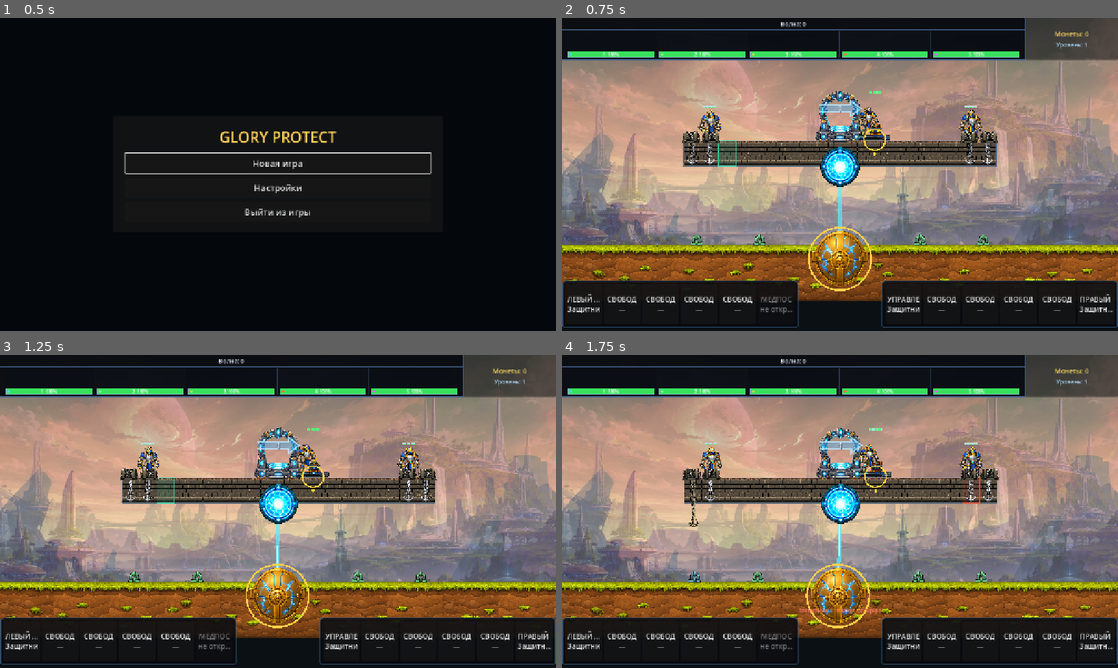
Above: before the commit, frames 1-4 (two rows, left to right).
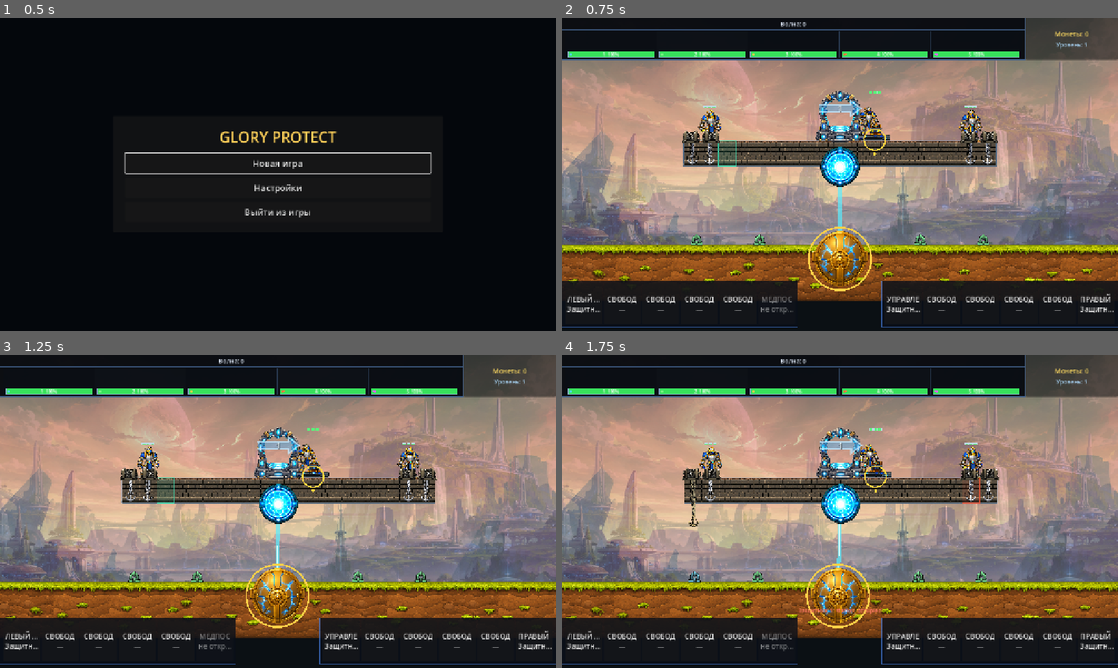
Above: after the commit, the same moments.

Repository: bageus/GloryProtect
Game: Godot game, scene res://scenes/app/app_shell.tscn
The game is run twice, just before and just after one commit, with the same random seed, the same clock (stepped at 60 frames per second) and the same inputs.
Inputs (mouse positions are in pixels of both pictures, inside the frame that each line leads up to):
- Up to frame 1 (0.5 s): no input
- Up to frame 2 (0.75 s): click "Новая игра" at 0.5 s
- Up to frame 3 (1.25 s): no input
- Up to frame 4 (1.75 s): tap Enter (ui_accept) at 1.25, 1.52 s; move the mouse to (962, 495) at 1.27 s; hold X (gp_assign_right_anchor) from 1.28 s (still down); hold 1 (gp_anchor_1) from 1.28 s (still down); click (962, 495) at 1.42 s

Frame 1 is identical in both runs. In frame 2, 1.2% of the frame differs, in the area x 0-100%, y 83-99%; in frame 3, 1.2%; in frame 4, 1.2%.

Commit message:
Auto-hide crew action feedback

Diff:
--- a/scripts/ui/crew_command_panel_view.gd
+++ b/scripts/ui/crew_command_panel_view.gd
@@ -10,6 +10,7 @@
 const CONTEXT_LEFT_SHIFT: float = -260.0
 const CONTEXT_EDGE_MARGIN: float = 12.0
 const CONTEXT_BACKGROUND_ALPHA: float = 0.78
+const FEEDBACK_AUTO_HIDE_SECONDS: float = 2.5
 
 var _host: Control
 var _slot_buttons: Array[Button] = []
@@ -17,6 +18,7 @@
 var _context_scroll: ScrollContainer
 var _context_box: VBoxContainer
 var _feedback_label: Label
+var _feedback_elapsed: float = 0.0
 var _requested_context_height: float = NORMAL_CONTEXT_HEIGHT
 var _current_context_center_offset_x: float = 0.0
 
@@ -36,6 +38,14 @@
 	_build_side_panel(false, left_slot_count, total_slot_count, slot_pressed)
 	_build_context_panel()
 	_build_feedback_label()
+
+
+func process_feedback(delta: float) -> void:
+	if _feedback_label == null or not _feedback_label.visible:
+		return
+	_feedback_elapsed += maxf(0.0, delta)
+	if _feedback_elapsed >= FEEDBACK_AUTO_HIDE_SECONDS:
+		clear_feedback()
 
 
 func update_slot(
@@ -81,7 +91,8 @@
 
 
 func rebuild_defender_type_context(
-	defender_id: int,	current_role: int,
+	defender_id: int,
+	current_role: int,
 	shooter_unlocked: bool,
 	type_pressed: Callable,
 	close_pressed: Callable
@@ -169,11 +180,37 @@
 
 
 func set_feedback(message: String, is_error: bool) -> void:
+	_feedback_elapsed = 0.0
 	_feedback_label.text = message
+	_feedback_label.visible = not message.is_empty()
 	_feedback_label.add_theme_color_override(
 		"font_color",
 		Color(1.0, 0.48, 0.4) if is_error else Color(0.62, 0.92, 0.72)
 	)
+
+
+func clear_feedback() -> void:
+	_feedback_elapsed = 0.0
+	if _feedback_label == null:
+		return
+	_feedback_label.text = ""
+	_feedback_label.visible = false
+
+
+func get_feedback_text() -> String:
+	return "" if _feedback_label == null else _feedback_label.text
+
+
+func is_feedback_visible() -> bool:
+	return _feedback_label != null and _feedback_label.visible
+
+
+func get_feedback_elapsed_for_tests() -> float:
+	return _feedback_elapsed
+
+
+func get_feedback_auto_hide_seconds() -> float:
+	return FEEDBACK_AUTO_HIDE_SECONDS
 
 
 func close_context() -> void:
@@ -293,6 +330,7 @@
 	_feedback_label.add_theme_font_size_override("font_size", 13)
 	_feedback_label.add_theme_color_override("font_color", Color(0.72, 0.82, 0.92))
 	_feedback_label.mouse_filter = Control.MOUSE_FILTER_IGNORE
+	_feedback_label.visible = false
 	_host.add_child(_feedback_label)
 
 
@@ -429,47 +467,44 @@
 	return label
 
 
-func _clear_children(container: Container) -> void:
+func _make_panel_style() -> StyleBoxFlat:
+	var style := StyleBoxFlat.new()
+	style.bg_color = Color(0.04, 0.06, 0.10, 0.82)
+	style.border_color = Color(0.25, 0.45, 0.8, 0.72)
+	style.set_border_width_all(1)
+	return style
+
+
+func _make_context_style() -> StyleBoxFlat:
+	var style := StyleBoxFlat.new()
+	style.bg_color = Color(0.03, 0.05, 0.08, CONTEXT_BACKGROUND_ALPHA)
+	style.border_color = Color(0.35, 0.62, 1.0, 0.84)
+	style.set_border_width_all(1)
+	style.corner_radius_top_left = 10
+	style.corner_radius_top_right = 10
+	style.corner_radius_bottom_left = 10
+	style.corner_radius_bottom_right = 10
+	return style
+
+
+func _collect_context_button_texts(node: Node, result: PackedStringArray) -> void:
+	if node is Button:
+		var button := node as Button
+		result.append(button.text)
+	for child: Node in node.get_children():
+		_collect_context_button_texts(child, result)
+
+
+func _collect_enabled_button_rects(node: Node, result: Array[Rect2]) -> void:
+	if node is Button:
+		var button := node as Button
+		if not button.disabled:
+			result.append(button.get_global_rect())
+	for child: Node in node.get_children():
+		_collect_enabled_button_rects(child, result)
+
+
+func _clear_children(container: Node) -> void:
 	for child: Node in container.get_children():
 		container.remove_child(child)
 		child.queue_free()
-
-
-func _make_panel_style() -> StyleBoxFlat:
-	var style := StyleBoxFlat.new()
-	style.bg_color = Color(0.025, 0.035, 0.055, 0.86)
-	style.border_color = Color(0.2, 0.34, 0.48, 0.9)
-	style.set_border_width_all(2)
-	style.corner_radius_top_left = 8
-	style.corner_radius_top_right = 8
-	style.corner_radius_bottom_left = 4
-	style.corner_radius_bottom_right = 4
-	return style
-
-
-func _make_context_style() -> StyleBoxFlat:
-	var style := StyleBoxFlat.new()
-	style.bg_color = Color(0.018, 0.026, 0.043, CONTEXT_BACKGROUND_ALPHA)
-	style.border_color = Color(0.34, 0.56, 0.76, 0.88)
-	style.set_border_width_all(2)
-	style.corner_radius_top_left = 8
-	style.corner_radius_top_right = 8
-	style.corner_radius_bottom_left = 8
-	style.corner_radius_bottom_right = 8
-	return style
-
-
-func _collect_context_button_texts(node: Node, result: PackedStringArray) -> void:
-	var button: Button = node as Button
-	if button != null:
-		result.append(button.text)
-	for child: Node in node.get_children():
-		_collect_context_button_texts(child, result)
-
-
-func _collect_enabled_button_rects(node: Node, result: Array[Rect2]) -> void:
-	var button: Button = node as Button
-	if button != null and button.visible and not button.disabled:
-		result.append(button.get_global_rect())
-	for child: Node in node.get_children():
-		_collect_enabled_button_rects(child, result)
